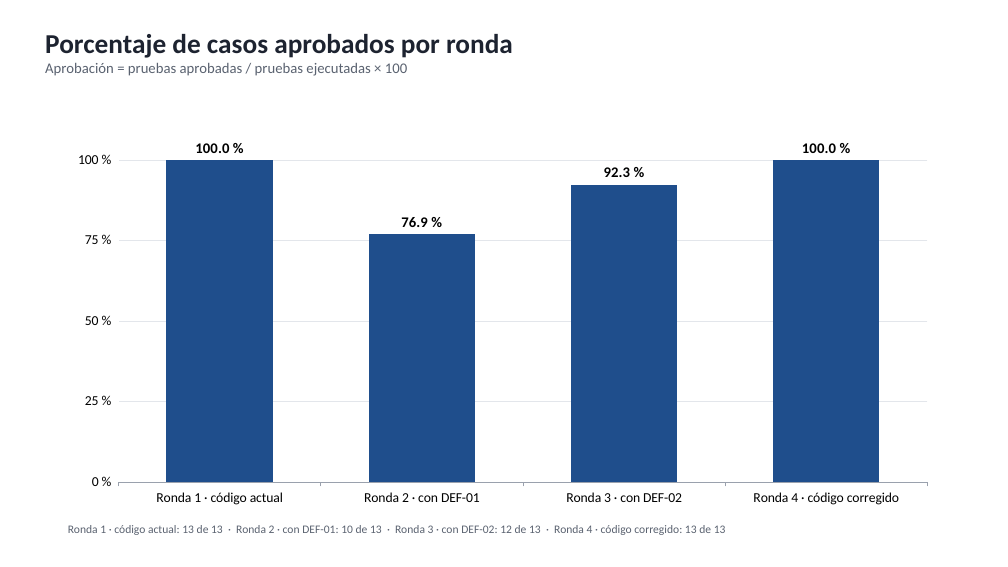
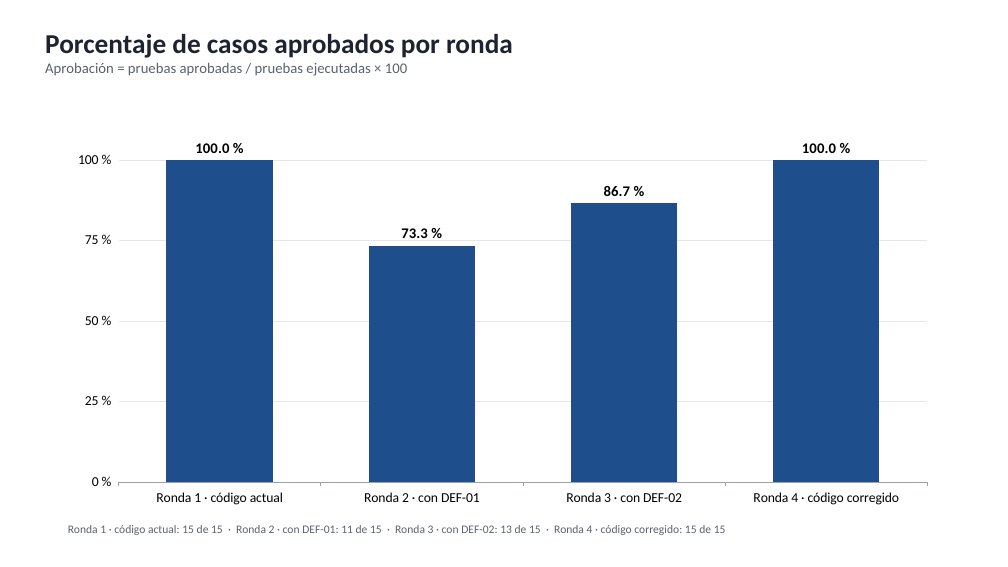
Before and after one commit to azharsonix/sistema-inventario-actividad-2, a slide deck: slide 4 of docs/Segunda parte/Diagramas - Segunda parte.pptx. Drawn at 1008x567 pixels with LibreOffice and Linux fonts; fonts in the diff are those of the drawing. Boxes give left, top, right and bottom in pixels: in the first picture for what was removed or moved away, otherwise in the second. Text is boxed around its words. In the diff, an @@ line names an element or a change of style, - is before the commit and + after.

Commit message:
docs: segunda parte con 15 casos (CP-14 consulta existente y CP-15 proceso completo), gráficas y capturas actualizadas

```diff
--- a/docs/Segunda parte/Diagramas - Segunda parte.pptx
+++ b/docs/Segunda parte/Diagramas - Segunda parte.pptx
@@ column chart at (x1=60, y1=113, x2=945, y2=514) @@
@@ Series 1, Ronda 2 · con DEF-01: 0.769 to 0.733 @@
@@ Series 1, Ronda 3 · con DEF-02: 0.923 to 0.867 @@
@@ text at (x1=68, y1=525, x2=726, y2=535): text changed @@
-Ronda 1 · código actual: 13 de 13 · Ronda 2 · con DEF-01: 10 de 13 · Ronda 3 · con DEF-02: 12 de 13 · Ronda 4 · código corregido: 13 de 13
+Ronda 1 · código actual: 15 de 15 · Ronda 2 · con DEF-01: 11 de 15 · Ronda 3 · con DEF-02: 13 de 15 · Ronda 4 · código corregido: 15 de 15
```
Also in this commit, not shown: 7 other slides changed, 2 other files.
